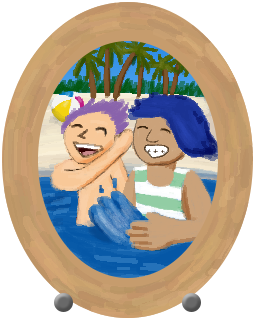
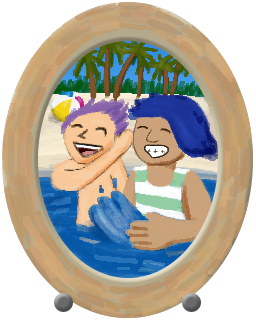
The second 256 × 320 image is a revision of the first. Changes to its layers:
painted on "frame" over [left=2, top=2, right=253, bottom=318]
painted on "inkish" over [left=74, top=143, right=169, bottom=158]
painted on "paint" over [left=77, top=95, right=217, bottom=273]
painted on "beachball" over [left=48, top=109, right=62, bottom=123]
